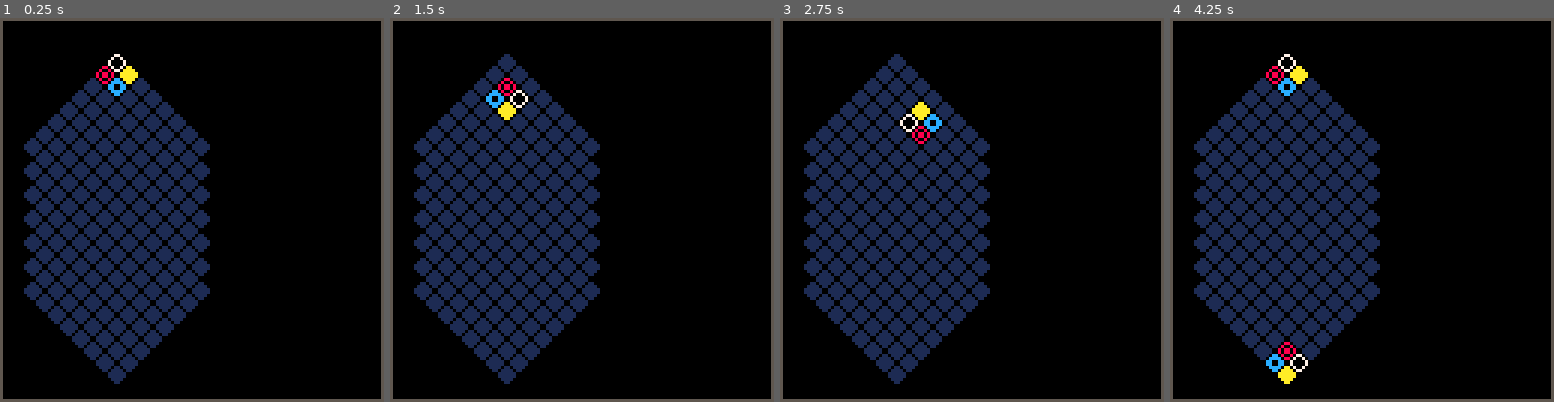
Above: before the commit, frames 1-4 (left to right).
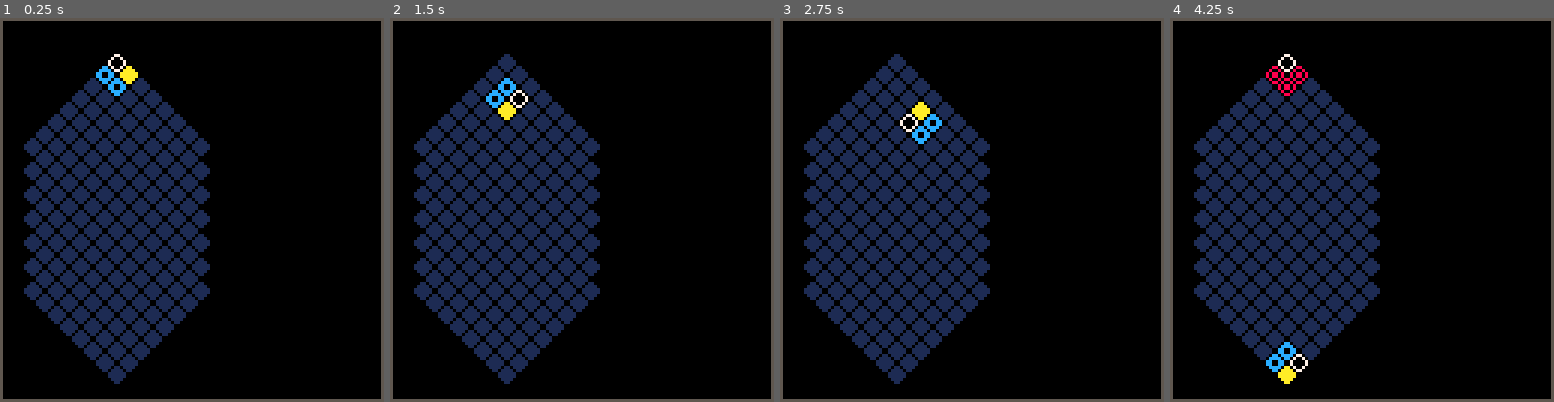
Above: after the commit, the same moments.

Repository: andrewedstrom/picolumia
Game: PICO-8 cartridge picolumia.p8
The game is run twice, just before and just after one commit, with the same random seed, the same clock (stepped at 60 frames per second) and the same inputs.
Inputs:
- Up to frame 1 (0.25 s): no input
- Up to frame 2 (1.5 s): tap X (X key) at 0.33, 1.07 s; tap O (Z key) at 0.7 s
- Up to frame 3 (2.75 s): hold Right 1.6-2.1 s; tap O (Z key) at 1.7, 2.1, 2.5 s; tap X (X key) at 1.85 s; hold Right from 2.47 s (still down)
- Up to frame 4 (4.25 s): tap O (Z key) every 0.4 s from 2.9 to 4.1 s; tap X (X key) at 2.97, 4.08 s; release Right at 3.03 s; hold Left 3.08-3.58 s; hold Down 3.63-3.97 s; hold Right from 4.02 s (still down)

The runs differ from the first frame. In frame 1, 0.1% of the frame differs, in the area x 25-30%, y 12-18%; in frame 2, 0.1%; in frame 3, 0.1%; in frame 4, 0.4%, in the area x 28-36%, y 12-90%.

Commit message:
quads aren't always the same

Diff:
--- a/picolumia.p8
+++ b/picolumia.p8
@@ -142,7 +142,7 @@
         player.x = next_x
         player.y = next_y
         last_direction_moved = "left"
-    else
+    elseif not can_move_right() then
         new_quad()
     end
 end
@@ -175,7 +175,7 @@
         player.x = next_x
         player.y = next_y
         last_direction_moved = "right"
-    else
+    elseif not can_move_left() then
         new_quad()
     end
 end
@@ -255,16 +255,31 @@
         end
     }
     local p3 = player:player3()
-    board[p3.y][p3.x] = white
-
-    local p2 = player:player2()
-    board[p2.y][p2.x] = yellow
-
-    local p1 = player:player1()
-    board[p1.y][p1.x] = red
-
-    board[player.y][player.x] = blue
-    board[board_height-2][4] = blue
+    board[p3.y][p3.x] = random_piece()
+
+    local p2 = player:player2()
+    board[p2.y][p2.x] = random_piece()
+
+    local p1 = player:player1()
+    board[p1.y][p1.x] = random_piece()
+
+    board[player.y][player.x] = random_piece()
+
+    while board[player.y][player.x] == board[p1.y][p1.x] and board[p1.y][p1.x] == board[p2.y][p2.x] and board[p2.y][p2.x] == board[p3.y][p3.x] do
+        board[player.y][player.x] = random_piece()
+    end
+end
+
+function random_piece()
+    local val = flr(rnd(4))
+    if val == 0 then
+        return white
+    elseif val == 1 then
+        return red
+    elseif val == 2 then
+        return yellow
+    end
+    return blue
 end
 
 function new_board()
